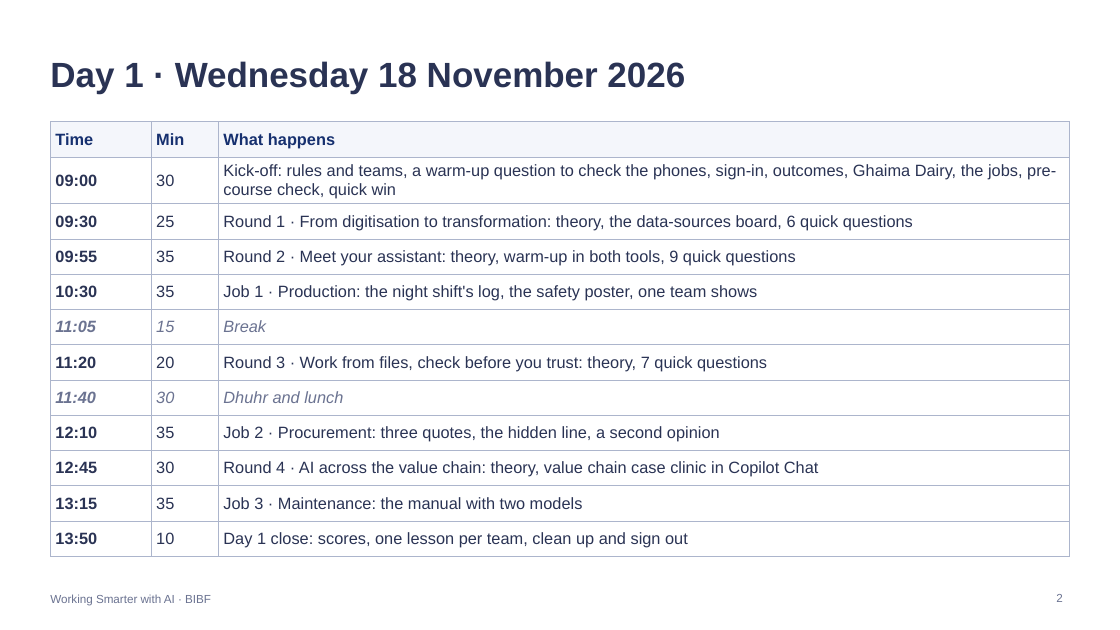
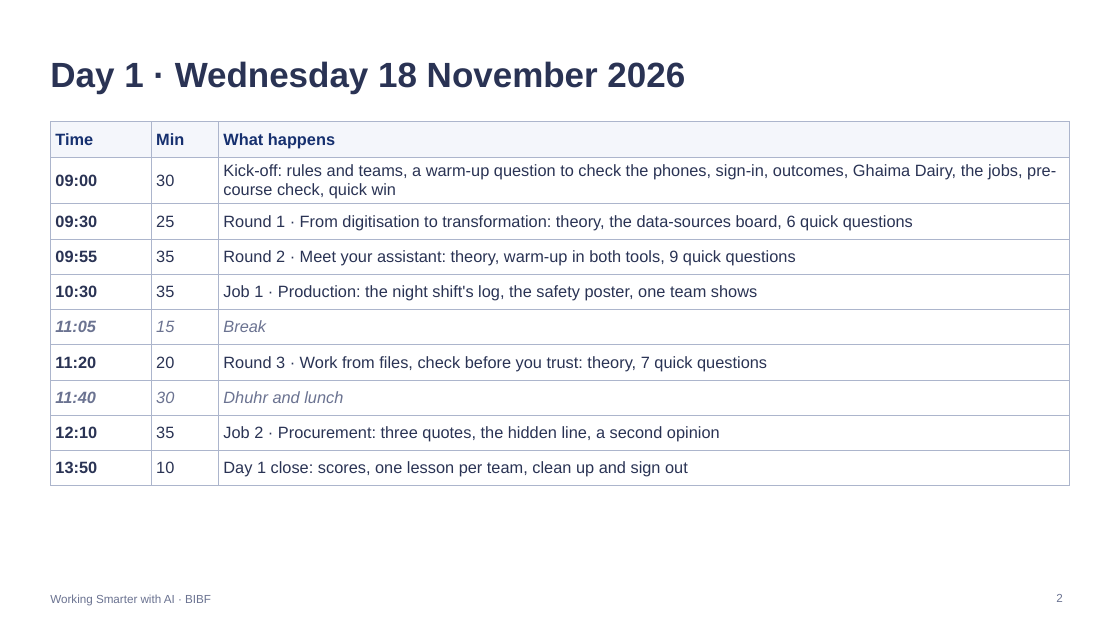
Before and after one commit to Iced377/bibf-arla, a slide deck: slide 2 of outputs/BIBF-Arla-Facilitator.pptx. Drawn at 1120x630 pixels with LibreOffice and Linux fonts; fonts in the diff are those of the drawing. Boxes give left, top, right and bottom in pixels: in the first picture for what was removed or moved away, otherwise in the second. Text is boxed around its words. In the diff, an @@ line names an element or a change of style, - is before the commit and + after.

```diff
--- a/outputs/BIBF-Arla-Facilitator.pptx
+++ b/outputs/BIBF-Arla-Facilitator.pptx
@@ table at [50,122,1070,481] @@
-row 10: 12:45 | 30 | Round 4 · AI across the value chain: theory, value chain case clinic in Copilot Chat
-row 11: 13:15 | 35 | Job 3 · Maintenance: the manual with two models
```
Also in this commit, not shown: 13 other slides changed, 1 slide added, 1 slide removed, 5 other files.
